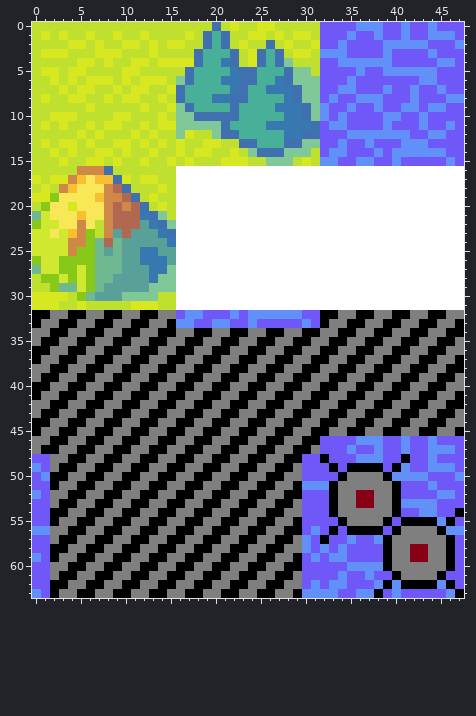
Pixel-art sprite -- SO-Client/Assets/Resources/Sprites/basicTilemapv3.png. That is the earlier state.
The file is 96x128 pixels, drawn in blocks of 2x2; one block is one cell here.
After the commit:
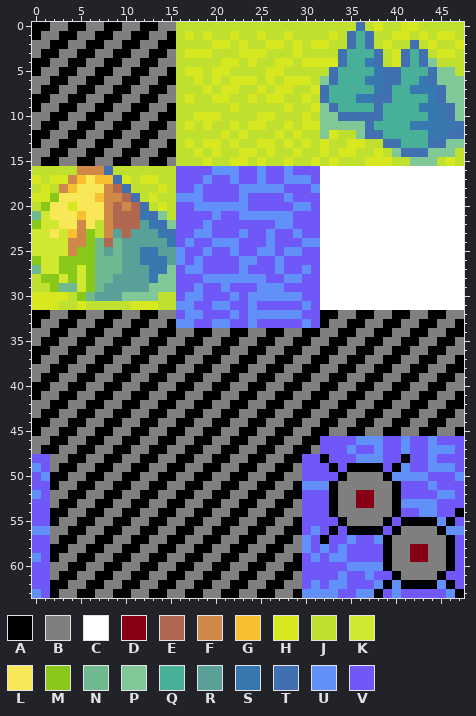
Palette (. is transparent): A #000000  B #7f7f7f  C #ffffff  D #880015  E #b06850  F #d08848  G #f8c030  H #d8e820  J #c0e030  K #d0e830  L #f8e858  M #88c818  N #70b890  P #80c898  Q #48b098  R #58a098  S #3878b0  T #4070b0  U #6090f8  V #7058f8
The edit:
Changed rows in their new state; - is an unchanged pixel.
first column x 0:
 0 AABBAABBAABBAABB----J-J--JJ-----JJJJTJHJJHHJJJJJ
 1 ABBAABBAABBAABBA---HJJH-J--JHJJ-JHJTQTJJHHJHJHHJ
 2 BBAABBAABBAABBAAJ--JHH----HHJH--HJJTQTJHJJTJHJJH
 3 BAABBAABBAABBAAB-HHHJJJH-HJJ--J-JJTQQQTJHTQTJHHJ
 4 AABBAABBAABBAABBJJJJJHH--JJHH-HHHHTQQSTJHTQTPJJJ
 5 ABBAABBAABBAABBA-HHJHHJJJJHHJJJ-JTQQQQSTTQQQTPPJ
 6 BBAABBAABBAABBAAJJHJHJHHHJHJHHHJPTQQQSSTTQQSTPPP
 7 BAABBAABBAABBAABJJJHJHHJJHJHHJJHTQQQQQSTQQSSSTPP
 8 AABBAABBAABBAABBJHJJHHJJHJHHJJHJTQQQSSTTQQQQSTPP
 9 ABBAABBAABBAABBAJJJJJJHJJJJJHJJHPTQQQQTQQQQSSSTP
10 BBAABBAABBAABBAAJJHHHJJJJHHJJJHJPPTTTTTQQQQQSSTP
11 BAABBAABBAABBAABJHJHJJHJHHJJHJHHPPPPPTQQQQSSSSST
12 AABBAABBAABBAABBJJ--JHJHJJJHJHJJPHJJPTTQQQQQSSTT
13 ABBAABBAABBAABBAJH----HJJHHJHJHJHJJHHJJTTQQQTTPP
14 BBAABBAABBAABBAAJ--JH-JHHJHJJHJ-HJHHJJHJPTTTPPPJ
15 BAABBAABBAABBAAB-J-H-J---HJJH-JHJHJJJHHHJJPPPJHJ
16 ----------------VVVVUUUVVUVVUVVV----------------
17 ----------------VVVUVVUVVUVVUUUV----------------
18 ----------------VVUVVVVUUUUUVVVU----------------
19 ----------------UUUVVVVUVVVVUVVV----------------
20 ----------------VVUUUUUUVVVVVUUV----------------
21 ----------------VVVVUVVUUUUUUVVV----------------
22 ----------------VVVUVVVVVVVUUVVV----------------
23 ----------------VVUUVVVUVVUVVUVV----------------
24 ----------------VUVVUUUVVVUVVVUU----------------
25 ----------------UVVUVVUVVUUVUUVV----------------
26 ----------------UVUVVVVUUVVUVVVV----------------
27 ----------------VUUVVVVUVVVUVVUV----------------
28 ----------------VVVUUUUUUUVVUUVV----------------
29 ----------------VVUVVUVVVUUUVVVV----------------
30 ----------------VUUVVVUVUUUUUUVV----------------
31 ----------------UUVVUUVVUVVVVVUV----------------
Changed places in both pictures, as pixel boxes (x1, y1, x2, y2):
changed: (32, 22, 464, 310)
